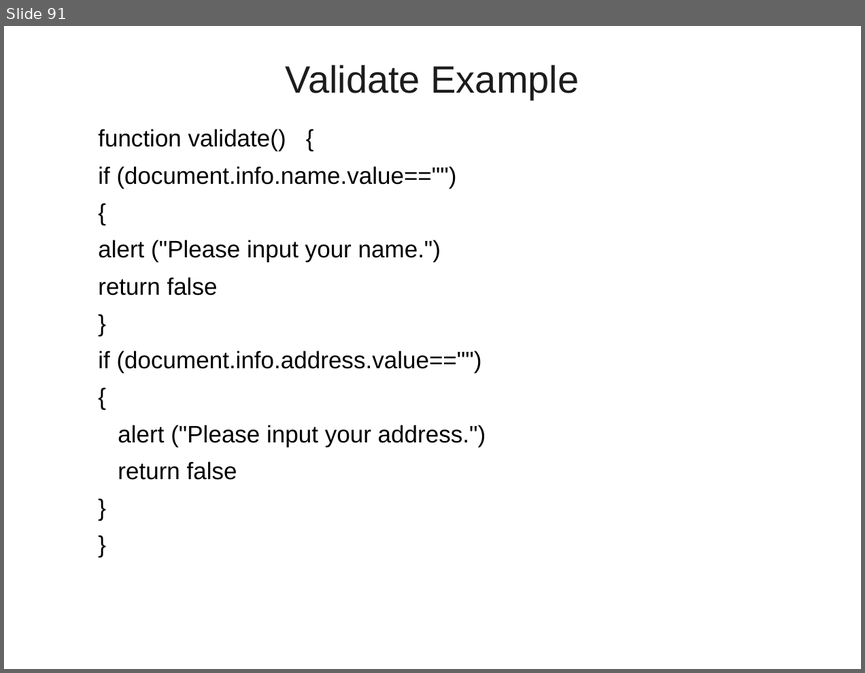
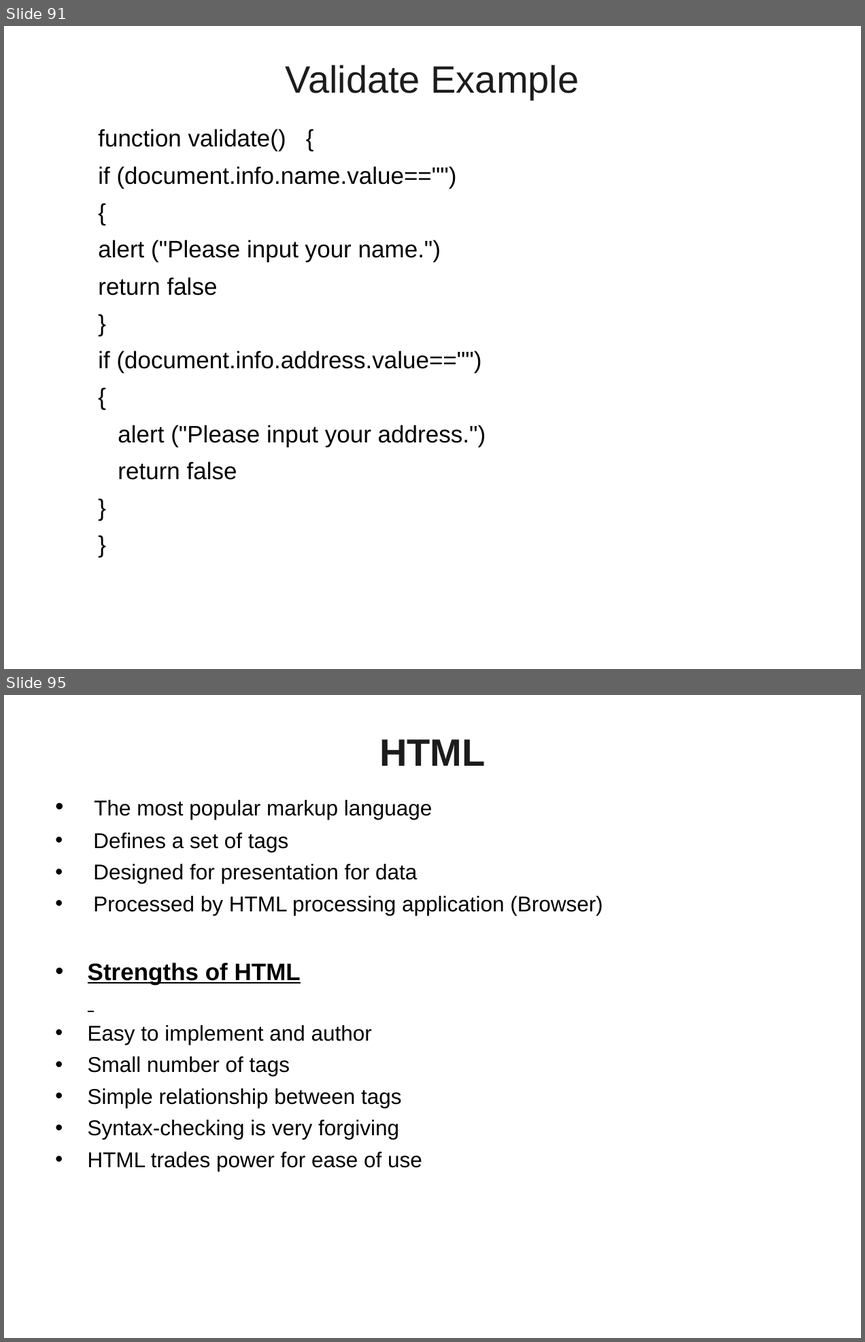
Before and after one commit to vatsanTraining/training_june_2022, a slide deck: JavaScript_Module_1.ppt. Shown one above the other, each under a label of ours: slide 91 before the commit, slides 91 and 95 after it; the slides between them are not shown. The pictures are 865x673 and 865x1342 pixels, drawn with LibreOffice and Linux fonts; fonts in the diff are those of the drawing; background and template pictures are left out. Boxes give left, top, right and bottom in pixels: in the first picture for what was removed or moved away, otherwise in the second. Text is boxed around its words. In the diff, an @@ line names an element or a change of style, - is before the commit and + after.

```diff
--- a/JavaScript_Module_1.ppt
+++ b/JavaScript_Module_1.ppt
@@ slide 95 added at box(4, 695, 861, 1338), background picture (left out) @@
@@ title added at box(379, 739, 485, 766), 32 pt, text #1C1C1C, bold @@
+HTML
@@ text added at box(88, 800, 602, 1171), 18 pt, text #000000 @@
+• The most popular markup language
+• Defines a set of tags
+• Designed for presentation for data
+• Processed by HTML processing application (Browser)
+• Strengths of HTML
+• Easy to implement and author
+• Small number of tags
+• Simple relationship between tags
+• Syntax-checking is very forgiving
+• HTML trades power for ease of use
```
Also in this commit, not shown: 16 slides changed, 43 other slides added.
